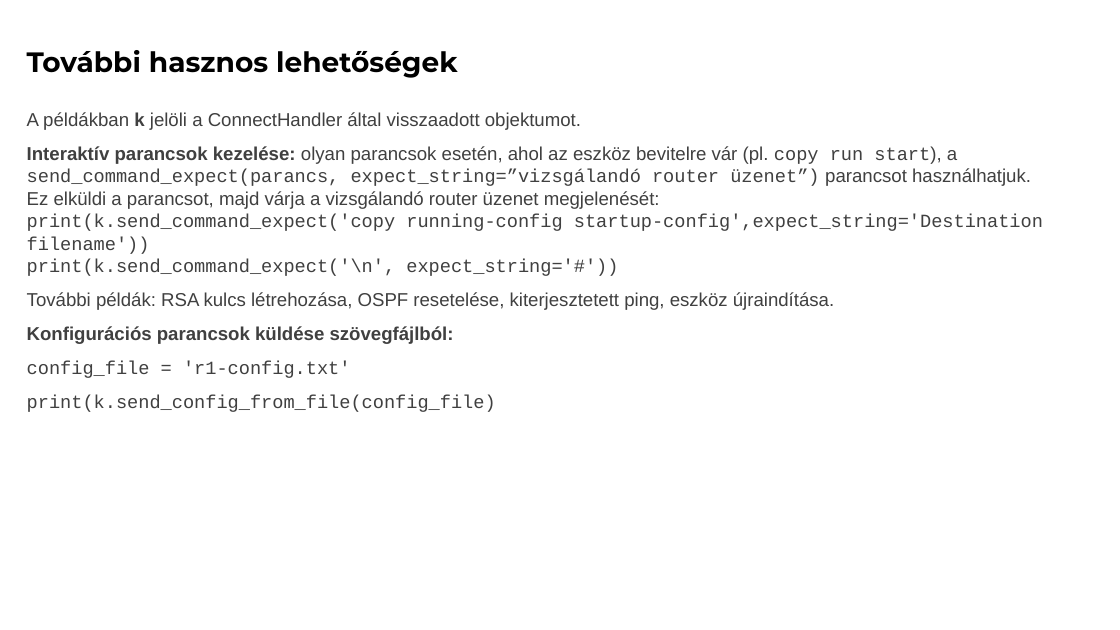
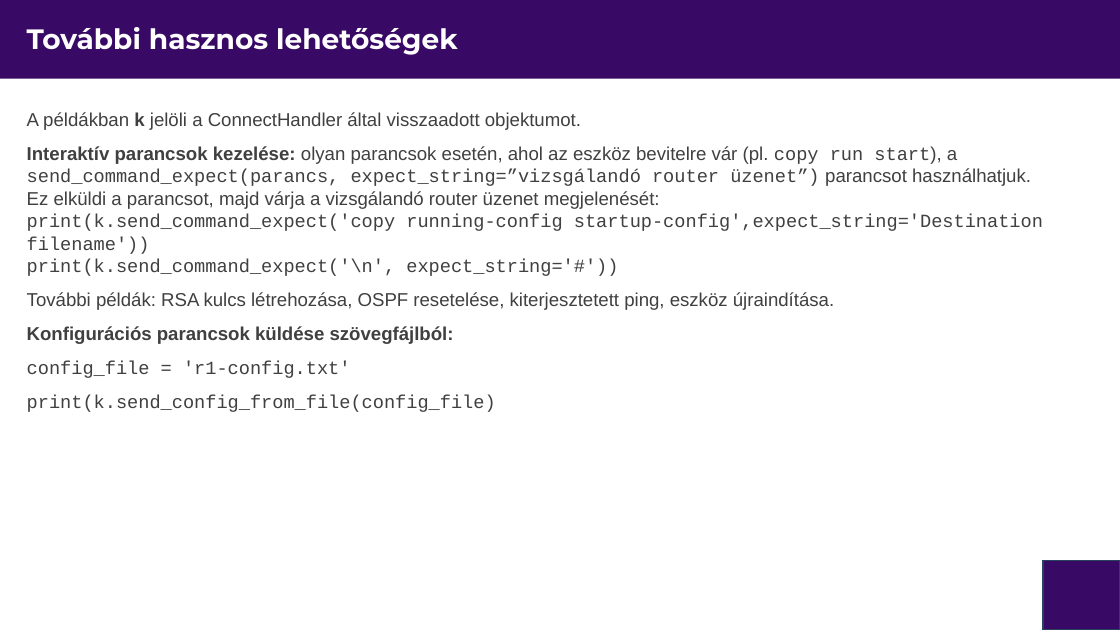
Before and after one commit to itmp-hu/itmp-halozatok-programozasa, a slide deck: slide 10 of module-1/Hálózatprogramozás és automatizáció-1.pptx (slide 9 before the commit). Drawn at 1120x630 pixels with LibreOffice and Linux fonts; fonts in the diff are those of the drawing; background and template pictures are left out. Boxes give left, top, right and bottom in pixels: in the first picture for what was removed or moved away, otherwise in the second. Text is boxed around its words. In the diff, an @@ line names an element or a change of style, - is before the commit and + after.

```diff
--- a/module-1/Hálózatprogramozás és automatizáció-1.pptx
+++ b/module-1/Hálózatprogramozás és automatizáció-1.pptx
@@ rectangle added at (x1=0, y1=0, x2=1120, y2=79), fill #380A65 @@
@@ title "További hasznos lehetőségek" at (x1=27, y1=27, x2=458, y2=55): text colour #000000 to #FFFFFF @@
@@ rounded rectangle added at (x1=1044, y1=560, x2=1120, y2=630), fill #380A65, outline #28445D 1 pt @@
```
Also in this commit, not shown: 10 other slides changed, 1 slide added, 2 other files.
